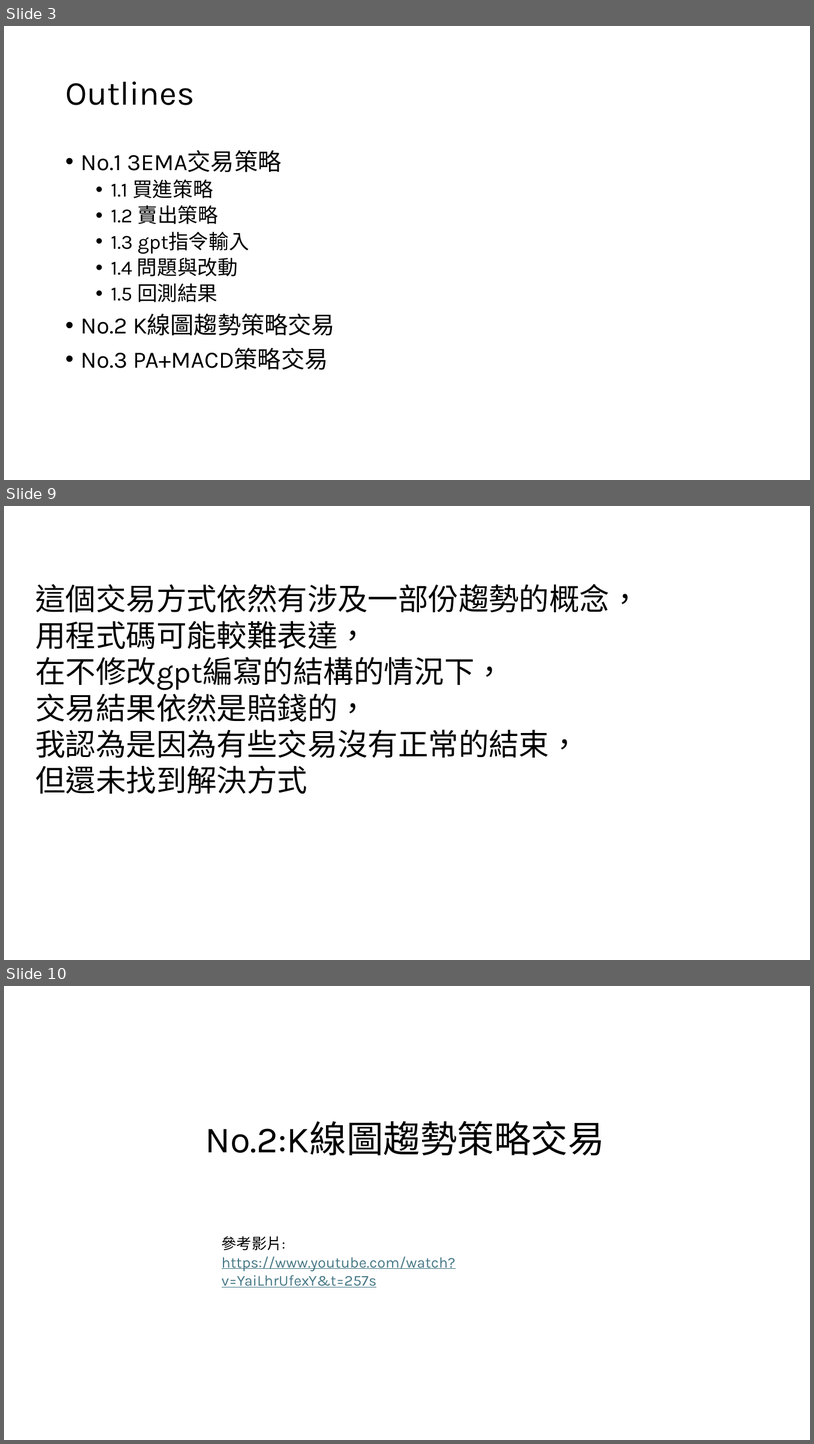
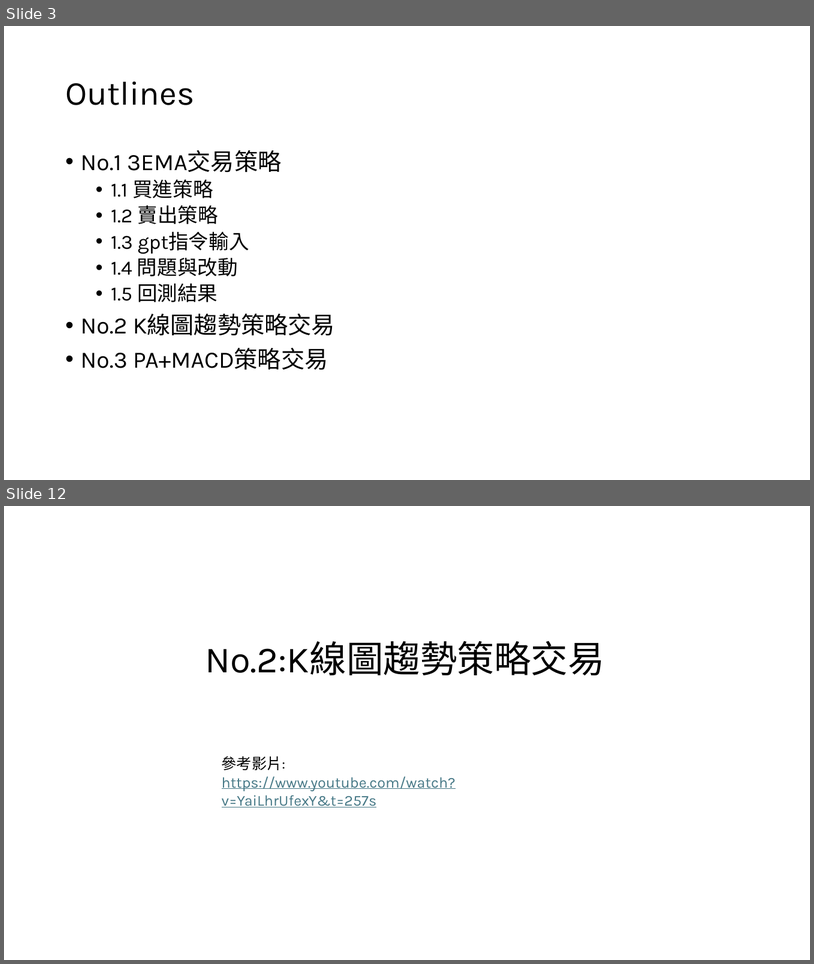
Before and after one commit to worldstar/MT5-MultiTimeFrame-MA-TDI-Dashboard, a slide deck: gpt程式交易測試紀錄/GPT程式交易測試紀錄.pptx. Shown one above the other, each under a label of ours: slides 3, 9 and 10 before the commit, slides 3 and 12 after it; the slides between them are not shown. The pictures are 814x1444 and 814x964 pixels, drawn with LibreOffice and Linux fonts; fonts in the diff are those of the drawing. Boxes give left, top, right and bottom in pixels: in the first picture for what was removed or moved away, otherwise in the second. Text is boxed around its words. In the diff, an @@ line names an element or a change of style, - is before the commit and + after.

```diff
--- a/gpt程式交易測試紀錄/GPT程式交易測試紀錄.pptx
+++ b/gpt程式交易測試紀錄/GPT程式交易測試紀錄.pptx
@@ slide 9 removed at box(4, 506, 810, 960), background #FFFFFF @@
@@ text removed at box(36, 584, 641, 793) @@
-這個交易方式依然有涉及一部份趨勢的概念，
-用程式碼可能較難表達，
-在不修改gpt編寫的結構的情況下，
-交易結果依然是賠錢的，
-我認為是因為有些交易沒有正常的結束，
-但還未找到解決方式
@@ what was slide 10 is now slide 12 @@
```
Also in this commit, not shown: 7 slides changed, 5 slides added.
